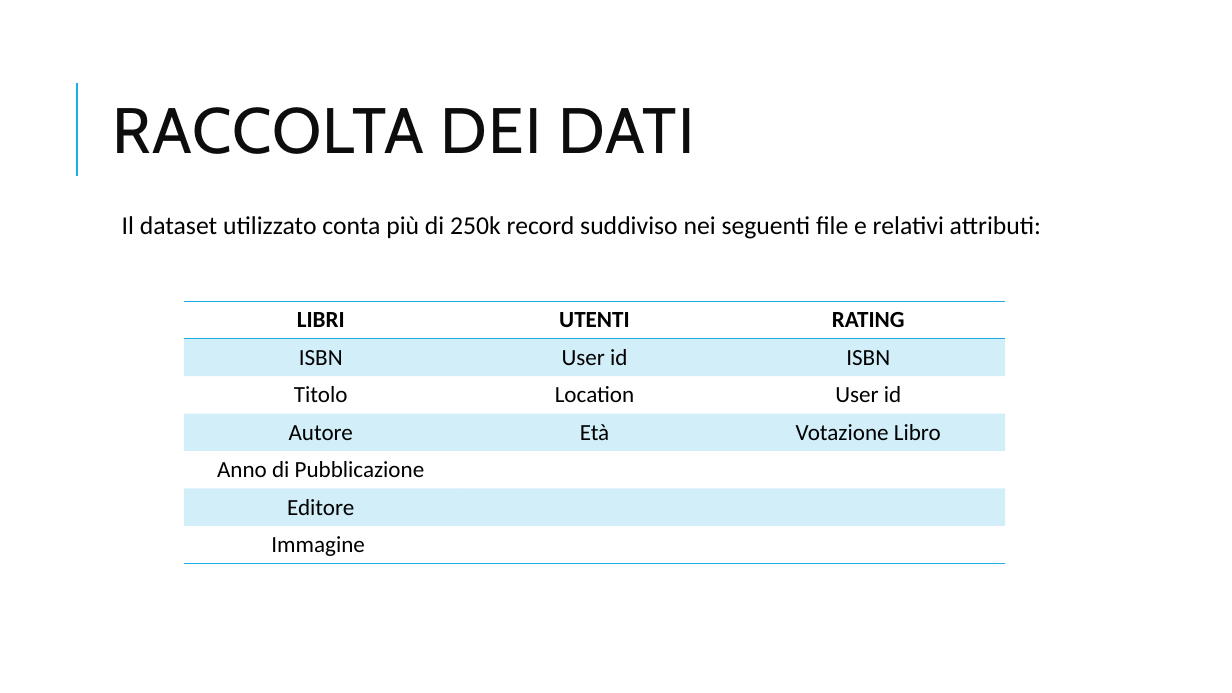
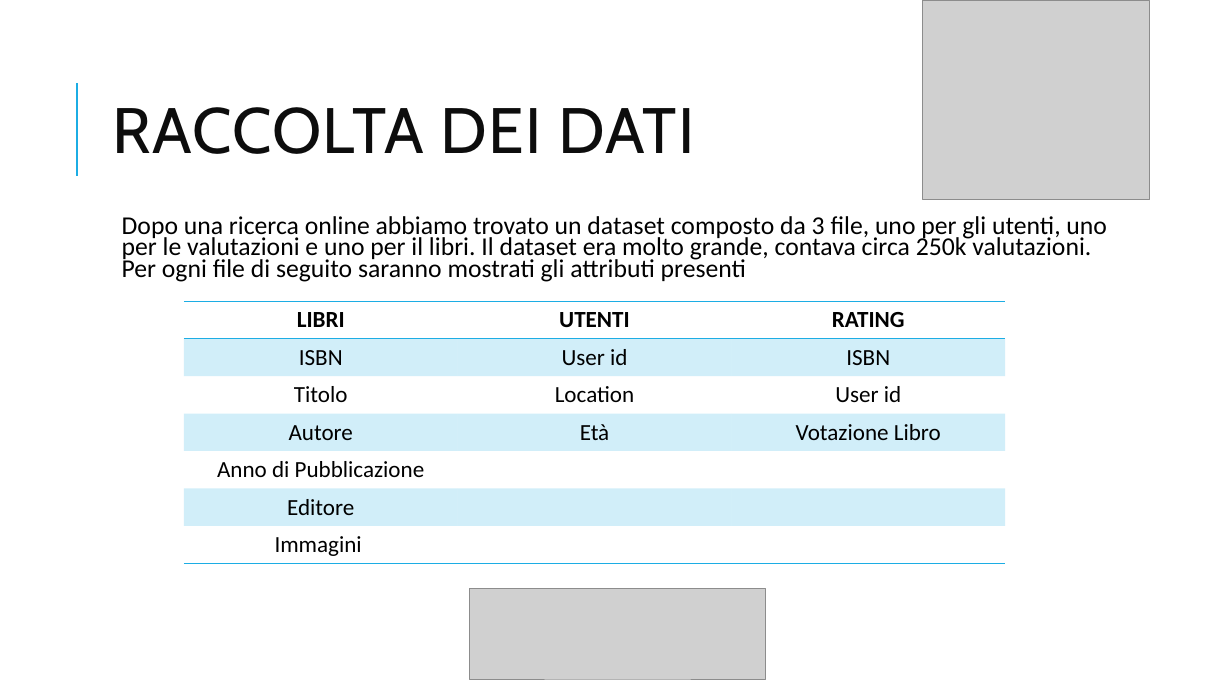
Before and after one commit to paolopetta/FIA-Yourbook, a slide deck: slide 5 of Modulo IA.pptx (slide 3 before the commit). Drawn at 1232x693 pixels with LibreOffice and Linux fonts; fonts in the diff are those of the drawing; grey boxes stand for pictures. Boxes give left, top, right and bottom in pixels: in the first picture for what was removed or moved away, otherwise in the second. Text is boxed around its words. In the diff, an @@ line names an element or a change of style, - is before the commit and + after.

```diff
--- a/Modulo IA.pptx
+++ b/Modulo IA.pptx
@@ picture added at box(922, 0, 1150, 200) @@
@@ text at box(122, 216, 1107, 282): text changed @@
-  Il dataset utilizzato conta più di 250k record suddiviso nei seguenti file e relativi attributi:
+  Dopo una ricerca online abbiamo trovato un dataset composto da 3 file, uno per gli utenti, uno per le valutazioni e uno per il libri. Il dataset era molto grande, contava circa 250k valutazioni. Per ogni file di seguito saranno mostrati gli attributi presenti
@@ table at box(184, 301, 1005, 564) @@
-row 7, column 1: Immagine
+row 7, column 1: Immagini
@@ picture added at box(470, 589, 766, 679) @@
```
Also in this commit, not shown: 4 other slides changed, 4 slides added, 1 slide removed.
